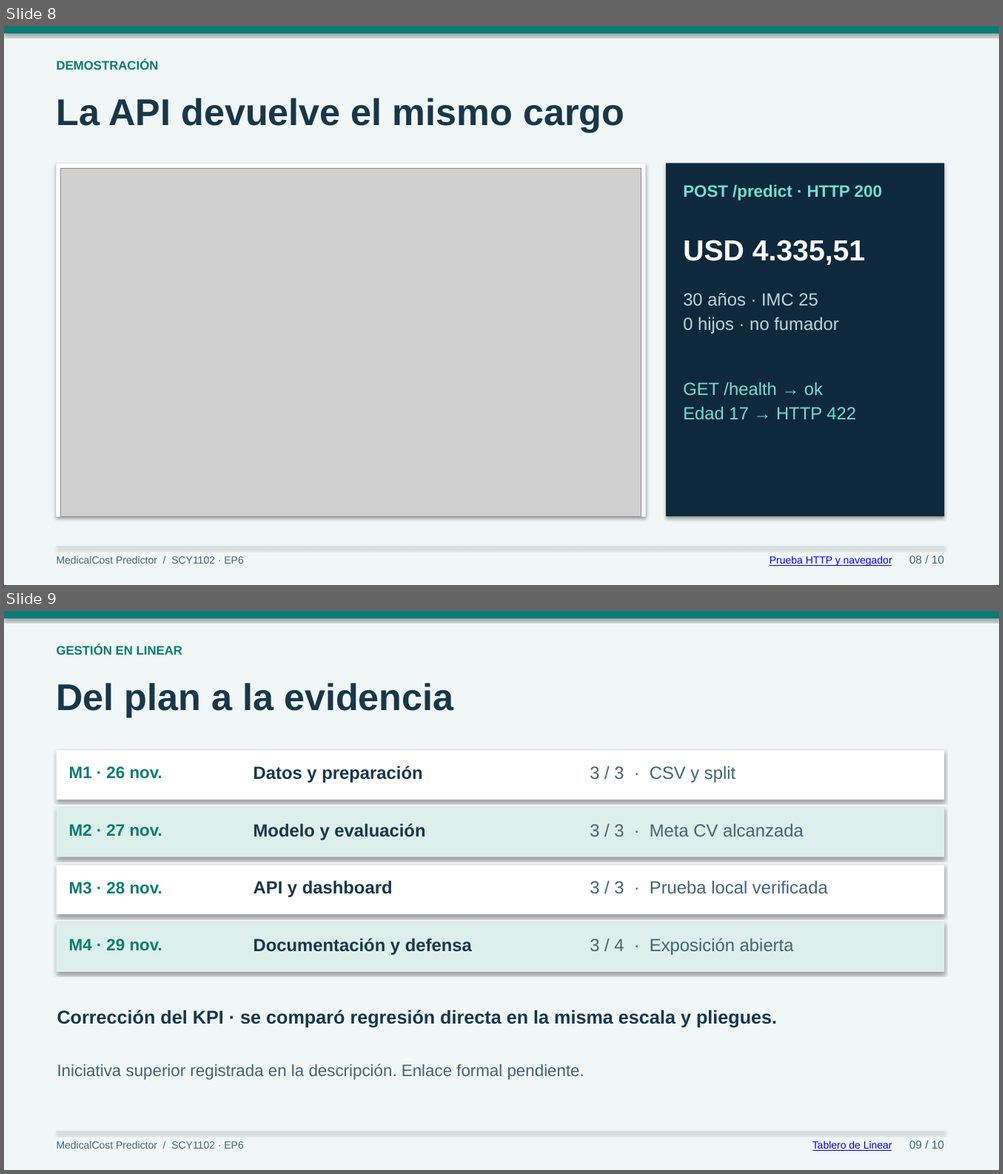
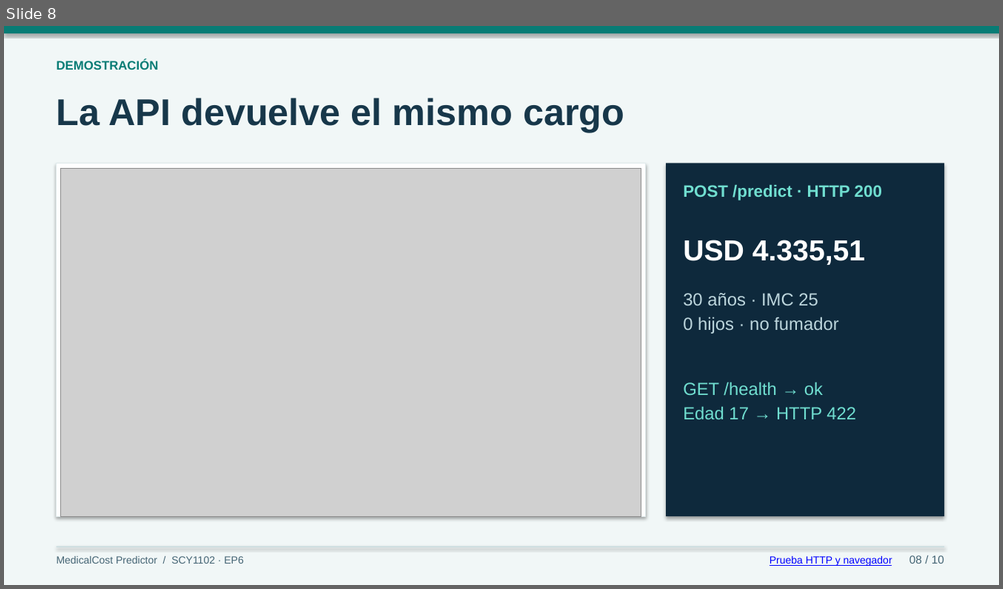
Before and after one commit to vicezepeda/Medical-Cost-Personal_Proyect, a slide deck: entregables/MedicalCost_Predictor_Defensa_EP6.pptx. Shown one above the other, each under a label of ours: slides 8 and 9 before the commit, slide 8 after it. The pictures are 1003x1174 and 1003x589 pixels, drawn with LibreOffice and Linux fonts; fonts in the diff are those of the drawing; grey boxes stand for pictures. Boxes give left, top, right and bottom in pixels: in the first picture for what was removed or moved away, otherwise in the second. Text is boxed around its words. In the diff, an @@ line names an element or a change of style, - is before the commit and + after.

Commit message:
Explicita CRISP-DM y los criterios de cierre en la defensa EP6

```diff
--- a/entregables/MedicalCost_Predictor_Defensa_EP6.pptx
+++ b/entregables/MedicalCost_Predictor_Defensa_EP6.pptx
@@ slide 9 removed at [4,611,999,1170], background #F1F7F7 @@
@@ rectangle removed at [4,611,999,618] @@
@@ text removed at [57,644,182,655] @@
-GESTIÓN EN LINEAR
@@ text removed at [57,683,454,717] @@
-Del plan a la evidencia
@@ rectangle removed at [57,751,944,800] @@
@@ text removed at [253,766,422,783] @@
-Datos y preparación
@@ text removed at [589,766,735,783] @@
-3 / 3 · CSV y split
@@ text removed at [69,766,162,779] @@
-M1 · 26 nov.
@@ rectangle removed at [57,808,944,857] @@
@@ text removed at [69,824,162,837] @@
-M2 · 27 nov.
@@ text removed at [253,823,425,840] @@
-Modelo y evaluación
@@ text removed at [589,824,803,837] @@
-3 / 3 · Meta CV alcanzada
@@ rectangle removed at [57,866,944,914] @@
@@ text removed at [69,882,162,894] @@
-M3 · 28 nov.
@@ text removed at [253,880,392,897] @@
-API y dashboard
@@ text removed at [589,880,828,894] @@
-3 / 3 · Prueba local verificada
@@ rectangle removed at [57,923,944,972] @@
@@ text removed at [69,939,162,951] @@
-M4 · 29 nov.
@@ text removed at [253,938,472,955] @@
-Documentación y defensa
@@ text removed at [589,938,794,955] @@
-3 / 4 · Exposición abierta
@@ text removed at [57,1010,777,1028] @@
-Corrección del KPI · se comparó regresión directa en la misma escala y pliegues.
@@ text removed at [57,1064,584,1080] @@
-Iniciativa superior registrada en la descripción. Enlace formal pendiente.
@@ rectangle removed at [57,1132,944,1133] @@
@@ text removed at [57,1142,243,1149] @@
-MedicalCost Predictor / SCY1102 · EP6
@@ text removed at [812,1142,892,1151] @@
-Tablero de Linear
@@ text removed at [909,1141,944,1149] @@
-09 / 10
```
Also in this commit, not shown: 1 slide changed, 2 slides added, 1 other slide removed, 1 other file.
